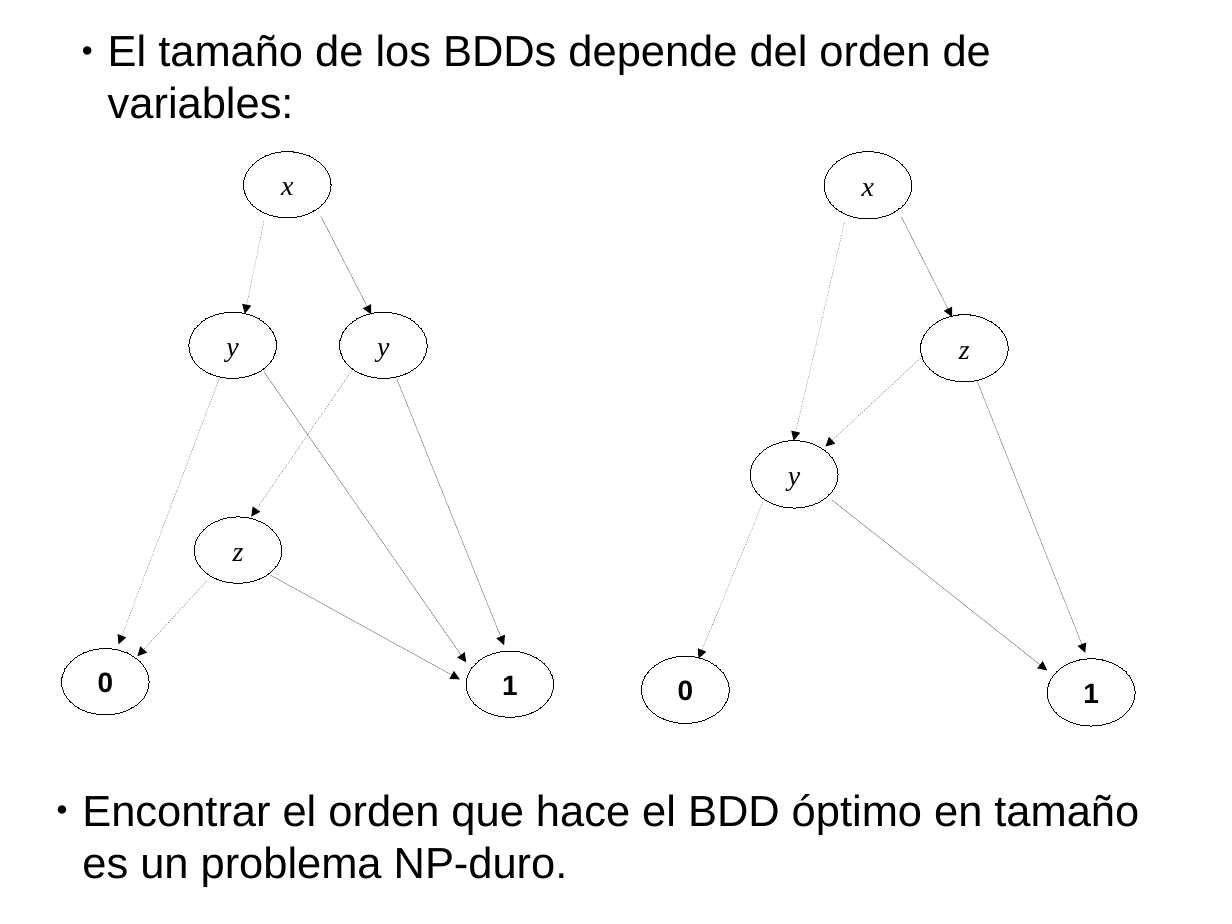
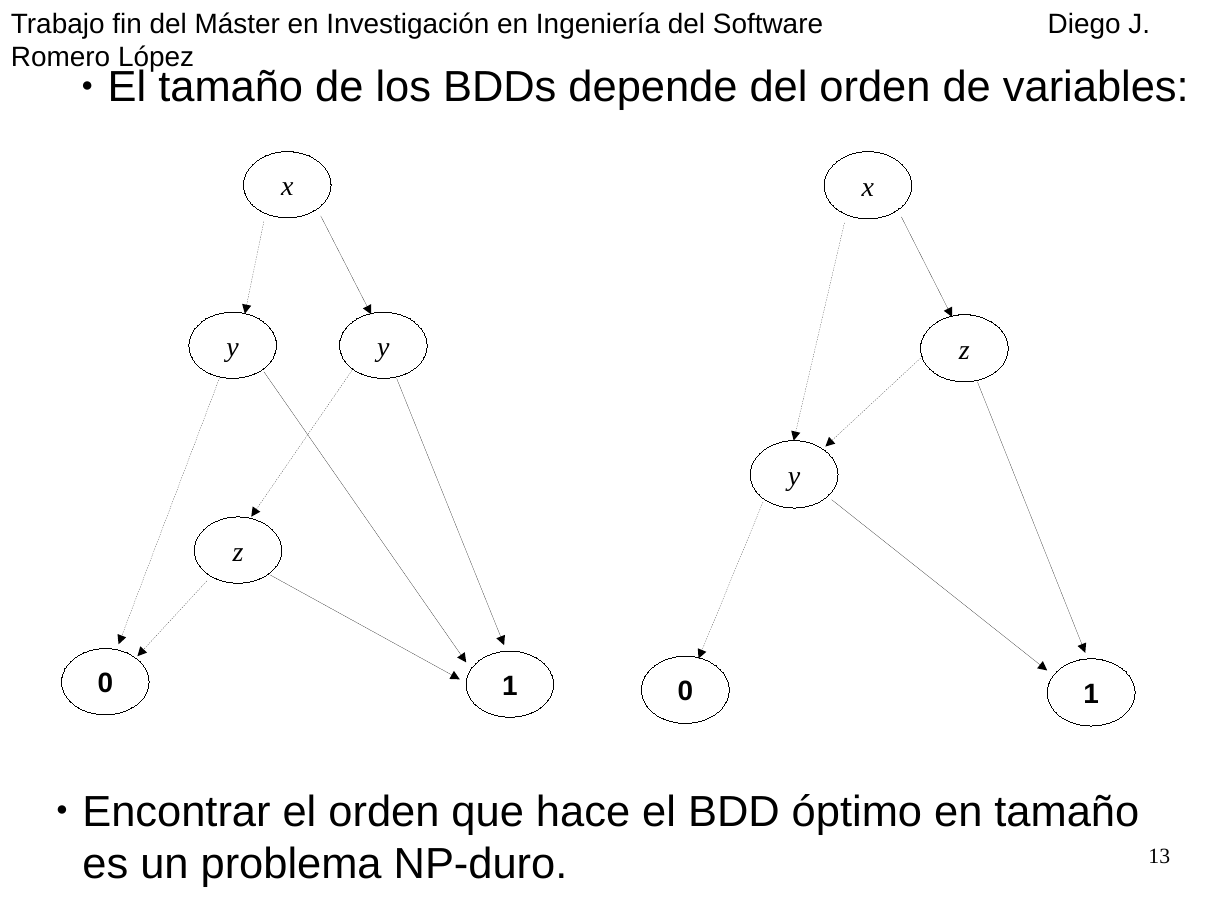
Before and after one commit to diegojromerolopez/djbdd, a slide deck: slide 13 of doc/presentacion.odp (slide 15 before the commit). Drawn at 1232x924 pixels with LibreOffice and Linux fonts; fonts in the diff are those of the drawing. Boxes give left, top, right and bottom in pixels: in the first picture for what was removed or moved away, otherwise in the second. Text is boxed around its words. In the diff, an @@ line names an element or a change of style, - is before the commit and + after.

```diff
--- a/doc/presentacion.odp
+++ b/doc/presentacion.odp
@@ text added at (x1=11, y1=12, x2=1150, y2=38), 18 pt, text #000000 @@
+Trabajo fin del Máster en Investigación en Ingeniería del Software Diego J. Romero López
@@ text "El tamaño de los BDDs ..." rewrapped from (x1=108, y1=34, x2=991, y2=119) to (x1=108, y1=66, x2=1189, y2=110) @@
@@ page number added at (x1=1148, y1=848, x2=1170, y2=864), 14 pt, text #000000 @@
+13
```
Also in this commit, not shown: 20 other slides changed, 4 slides added, 5 slides removed, 3 other files.
